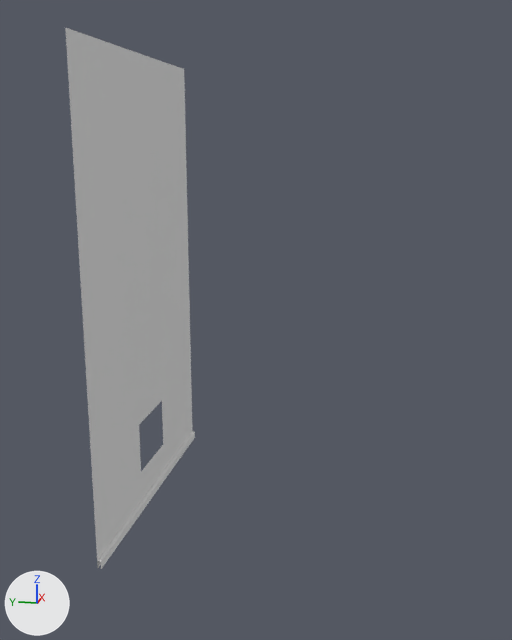
Renders of the FBX model Assets/3D/FBX/wallWindow.fbx from each side of a commit.
Before and after are seen from a 50 mm camera at (-44.8, -16.5, 24.4) aimed at (-0.2, -7.6, 13.2). The lights are fixed; the arrows at lower left show +X, +Y and +Z. Materials are left out; every surface is plain grey. Where no turn or scale is listed for an object, it has been applied to the vertices.

Names of what the first picture shows: 'wallWindow'.
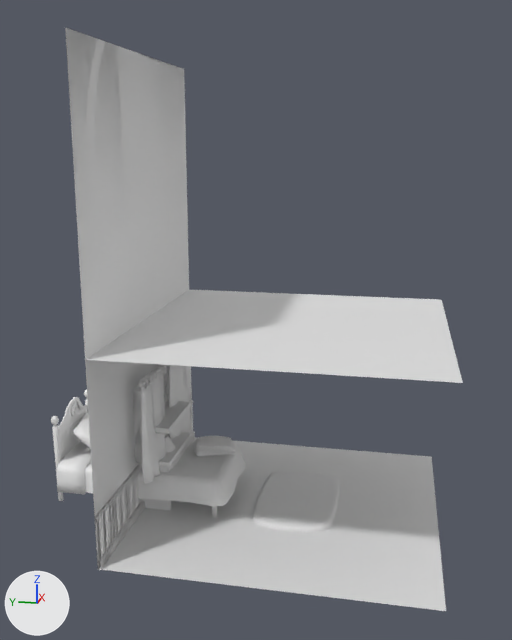
Where the change shows, as pixel boxes [x1, y1, x2, y2] in the pictures (512 x 640 px):
'wallWindow', reshaped: before [65, 28, 195, 569]; after [65, 28, 195, 568]
'floor', added: after [98, 438, 446, 611]
'ceiling', added: after [86, 290, 463, 383]
'bed', added: after [51, 389, 246, 517]
'Cylinder001', added: after [253, 471, 339, 532]
'wall', added: after [65, 28, 195, 569]
'windowClosed', added: after [133, 364, 189, 482]
'windowOpen', added: after [133, 365, 191, 484]
'chestDrawers', added: after [139, 432, 192, 510]
'shelf', added: after [155, 400, 191, 434]
'lamp', added: after [165, 435, 176, 452]
part 1 of me_mesh, built on: before [65, 28, 192, 568]; after [65, 28, 195, 568]

The change, as a diff of the scene's bpy script:
```diff
--- a/Assets/3D/FBX/wallWindow.fbx.py
+++ b/Assets/3D/FBX/wallWindow.fbx.py
@@ me_mesh @@
-me_mesh.from_pydata(...)  # 24 vertices, 11 faces; spans x -10.0..10.0, y -0.2..0.0, z 0.0..30.0
+me_mesh.from_pydata(...)  # 404 vertices, 157 faces; spans x -10.0..10.0, y -0.2..0.0, z 0.0..30.0
+# me_mesh part 1: 12 vertices removed from x -10.0..10.0, y 0.0, z 0.0..30.0; 392 vertices added at x -10.0..10.0, y -0.2..0.0, z 0.0..30.0
+# me_mesh part 2: the surface is now shaded smooth
@@ me_mesh_023 @@
+me_mesh_023.from_pydata([(-10.0, -20.0, 12.9), (-10.0, 0.0, 12.9), (10.0, -20.0, 12.9), (10.0, 0.0, 12.9)], [], [(0, 1, 3, 2)])
@@ ob_floor @@
+ob_floor = bpy.data.objects.new('floor', me_mesh_002)  # 4 vertices, 1 face; spans x -10.0..10.0, y -20.0..0.0, z 0.0
+ob_floor.location = (0.0, 0.0, 0.0)
@@ ob_windowopen @@
+ob_windowopen = bpy.data.objects.new('windowOpen', me_mesh_007)  # 704 vertices, 1270 faces; spans x -4.77..5.01, y -1.63..-0.09, z 2.86..9.97
+ob_windowopen.location = (0.0, 0.0, 0.0)
@@ ob_wall @@
+ob_wall = bpy.data.objects.new('wall', me_mesh_009)  # 384 vertices, 144 faces; spans x -10.0..10.0, y -0.2..0.0, z 0.0..30.0
+ob_wall.location = (0.0, 0.0, 0.0)
@@ ob_cylinder001 @@
+ob_cylinder001 = bpy.data.objects.new('Cylinder001', me_mesh_021)  # 88 vertices, 152 faces; spans x -4.28..4.21, y -2.76..2.83, z -0.02..0.27
+ob_cylinder001.location = (0.76, -10.48, 0.0)
@@ ob_lamp @@
+ob_lamp = bpy.data.objects.new('lamp', me_mesh_018)  # 61 vertices, 60 faces; spans x -1.31..0.54, y -1.95..0.17, z 2.74..4.6
+ob_lamp.location = (0.0, 0.0, 0.0)
@@ ob_chestdrawers @@
+ob_chestdrawers = bpy.data.objects.new('chestDrawers', me_mesh_019)  # 206 vertices, 284 faces; spans x -2.64..2.64, y -2.25..0.0, z 0.0..3.61
+ob_chestdrawers.location = (0.0, 0.0, 0.0)
@@ ob_windowclosed @@
+ob_windowclosed = bpy.data.objects.new('windowClosed', me_mesh_016)  # 896 vertices, 1654 faces; spans x -4.77..5.01, y -1.63..-0.09, z 2.97..10.02
+ob_windowclosed.location = (0.0, 0.0, 0.0)
@@ ob_ceiling @@
+ob_ceiling = bpy.data.objects.new('ceiling', me_mesh_023)
+ob_ceiling.location = (0.0, 0.0, 0.0)
@@ ob_shelf @@
+ob_shelf = bpy.data.objects.new('shelf', me_mesh_020)  # 34 vertices, 22 faces; spans x -2.66..2.66, y -2.23..0.52, z 4.58..6.06
+ob_shelf.location = (0.0, 0.0, 0.0)
@@ ob_bed @@
+ob_bed = bpy.data.objects.new('bed', me_mesh_024)  # 975 vertices, 1721 faces; spans x -3.47..3.47, y -6.27..6.27, z -0.03..6.55
+ob_bed.location = (0.0, 0.0, 0.0)
```
